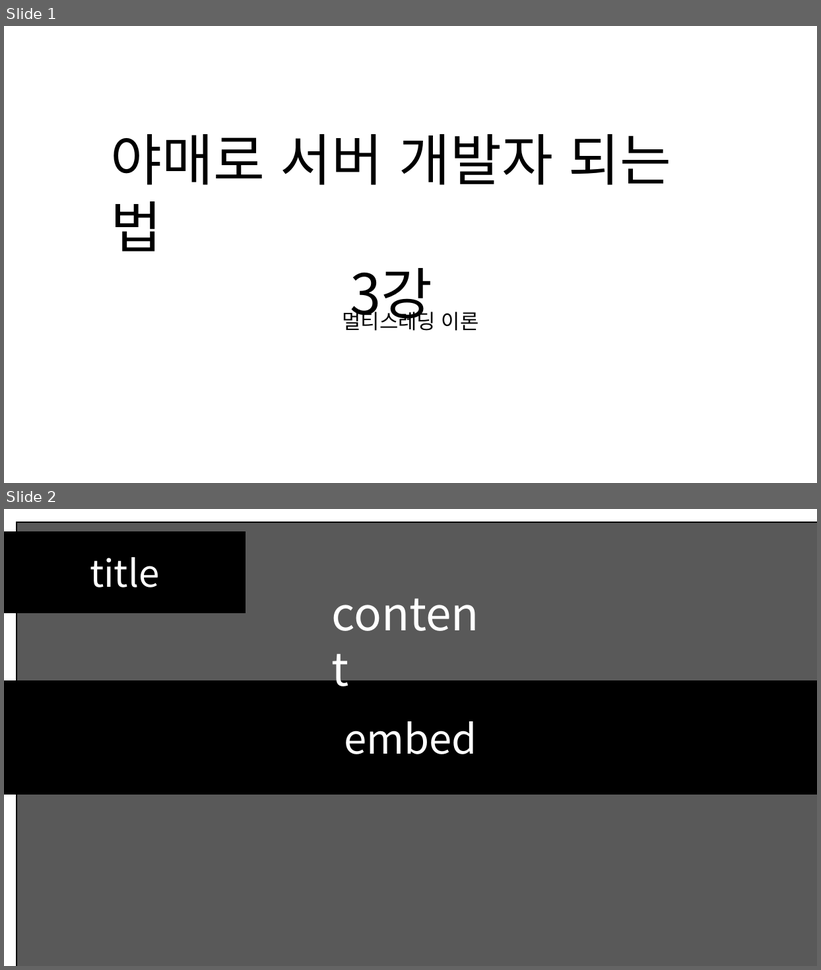
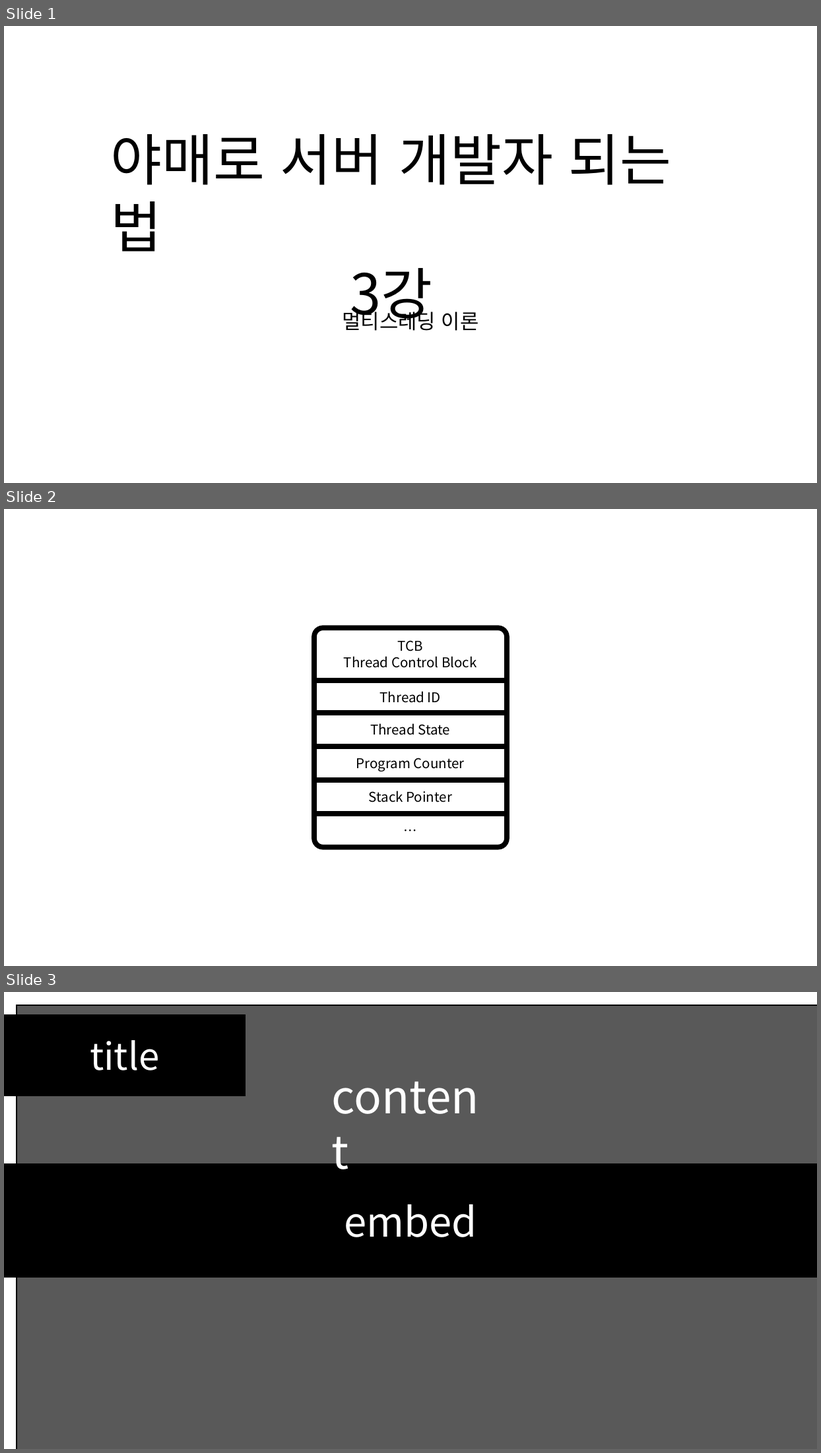
Before and after one commit to SEH00N/SDLU, a slide deck: ServerLecture/PT/3강 멀티스레딩 이론.pptx. Shown one above the other, each under a label of ours: slides 1 and 2 before the commit, slides 1, 2 and 3 after it. The pictures are 821x970 and 821x1453 pixels, drawn with LibreOffice and Linux fonts; fonts in the diff are those of the drawing. Boxes give left, top, right and bottom in pixels: in the first picture for what was removed or moved away, otherwise in the second. Text is boxed around its words. In the diff, an @@ line names an element or a change of style, - is before the commit and + after.

```diff
--- a/ServerLecture/PT/3강 멀티스레딩 이론.pptx
+++ b/ServerLecture/PT/3강 멀티스레딩 이론.pptx
@@ slide 2 added at <box>4,509,817,966</box>, background #FFFFFF @@
@@ group added at <box>314,628,507,848</box>: 6 texts, 5 lines, 1 rounded rectangle @@
+TCB
+Thread Control Block
+Thread ID
+Thread State
+Program Counter
+Stack Pointer
+…
@@ what was slide 2 is now slide 3 @@
```
Also in this commit, not shown: 3 other files.
